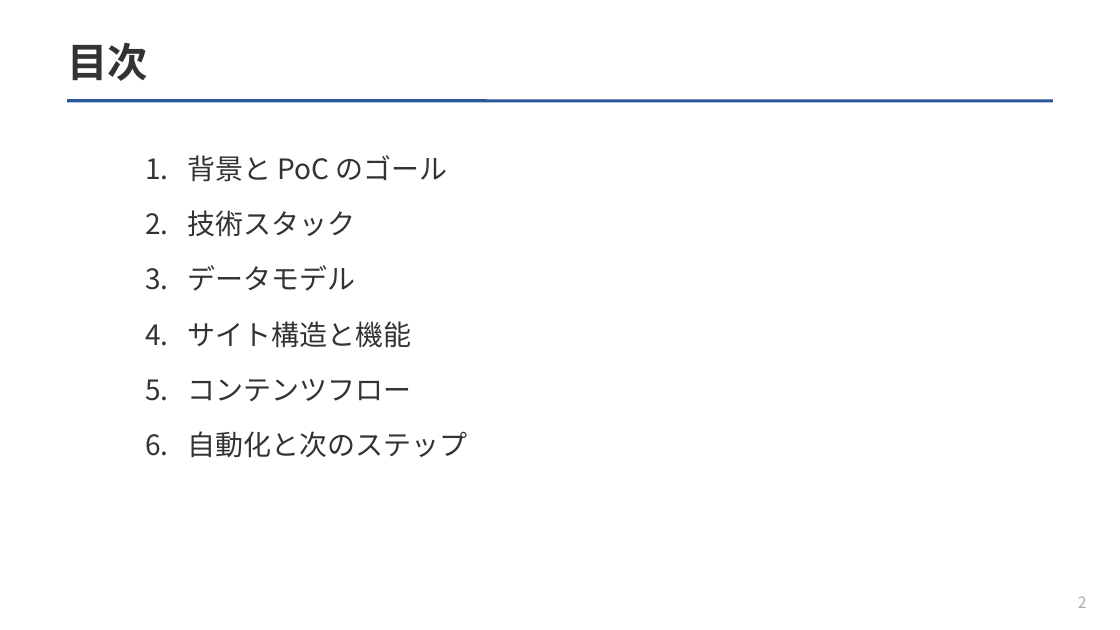
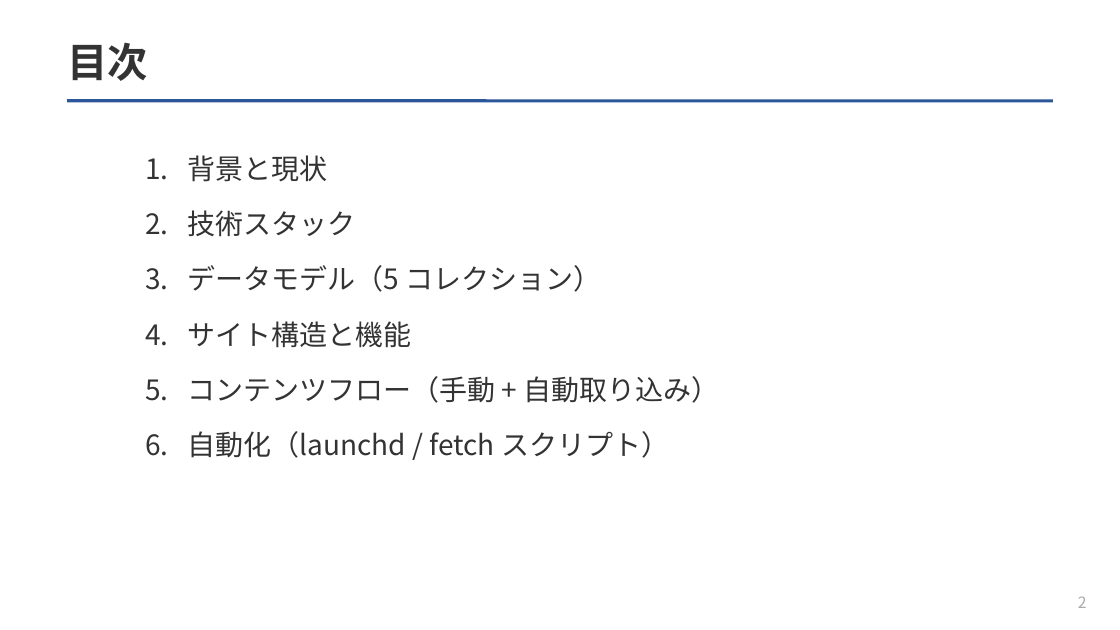
Before and after one commit to Taiyou/cpc-hub, a slide deck: slide 2 of slides/CPC-Hub-構成設計.pptx. Drawn at 1120x630 pixels with LibreOffice and Linux fonts; fonts in the diff are those of the drawing. Boxes give left, top, right and bottom in pixels: in the first picture for what was removed or moved away, otherwise in the second. Text is boxed around its words. In the diff, an @@ line names an element or a change of style, - is before the commit and + after.

```diff
--- a/slides/CPC-Hub-構成設計.pptx
+++ b/slides/CPC-Hub-構成設計.pptx
@@ text at <box>145,155,328,182</box>: text changed @@
-1. 背景と PoC のゴール
+1. 背景と現状
@@ text at <box>145,265,601,292</box>: text changed @@
-3. データモデル
+3. データモデル（5 コレクション）
@@ text at <box>145,376,720,458</box>: text changed @@
-5. コンテンツフロー
-6. 自動化と次のステップ
+5. コンテンツフロー（手動 + 自動取り込み）
+6. 自動化（launchd / fetch スクリプト）
```
Also in this commit, not shown: 12 other slides changed, 4 other files.
